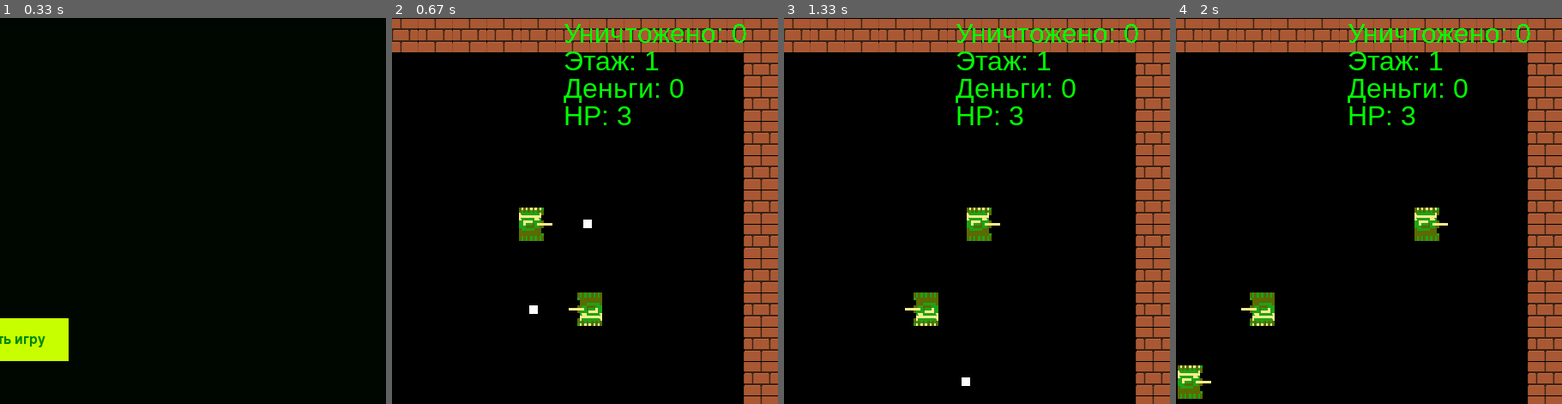
Above: before the commit, frames 1-4 (left to right).
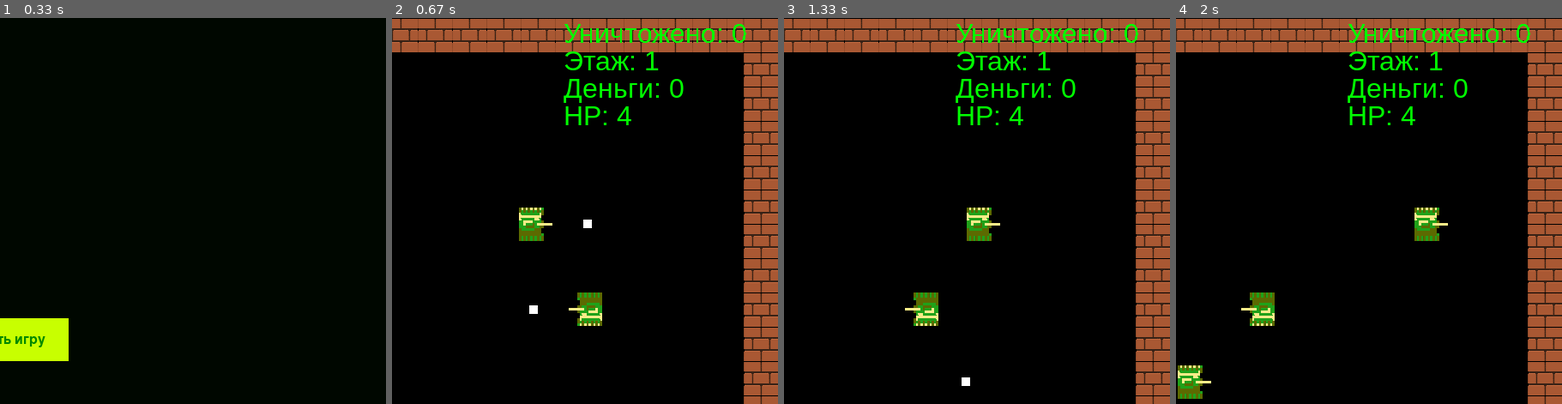
Above: after the commit, the same moments.

Repository: flitme/pygame
Game: pygame game, started from main.py
Two runs of this game, one before a commit and one after it. Both use one fixed random seed, a clock stepped at 60 frames per second and the inputs below.
Inputs:
- Up to frame 1 (0.33 s): no input
- Up to frame 2 (0.67 s): click "Начать игру" at 0.4 s
- Up to frame 3 (1.33 s): hold Right 0.67-1.13 s; hold Up from 1.17 s (still down)
- Up to frame 4 (2 s): release Up at 1.47 s; hold Right 1.5-1.97 s
The pictures show only the part of the screen within x 50-100%, y 0-50%; the shares and areas given below are measured in that part.

Frame 1 is identical in both runs. In frame 2, 0.1% of the frame differs, in the area x 58-62%, y 22-28%; in frame 3, 0.1%; in frame 4, 0.1%.

Commit message:
ещё один фикс

Diff:
--- a/main.py
+++ b/main.py
@@ -163,7 +163,6 @@
 
         # блок отрисовки и движения врагов, а также их стрельбы и спавна новых врагов
         for enemy in enemy_list:
-            print(enemy.HP)
             if time.monotonic() - enemy.start_time_direction >= 4:
                 enemy.start_time_direction = time.monotonic()
                 el = enemy_list.copy() + [tank]
@@ -174,8 +173,11 @@
                 el.remove(enemy)
                 enemy.move(enemy.old_direction, wall_list, el)
             if time.monotonic() - enemy.start_time_bullet >= 5:
-                 enemy.start_time_bullet = time.monotonic()
-                 bullet_list_mob.append(Bullet(enemy.x + 15, enemy.y + 15, enemy.old_direction))
+                enemy.start_time_bullet = time.monotonic()
+                if type(enemy) == sEnemy:
+                    bullet_list_mob.append(Bullet(enemy.x + 15, enemy.y + 15, enemy.old_direction))
+                else:
+                    bullet_list_mob.append(Bullet(enemy.x + 40, enemy.y + 40, enemy.old_direction))
             if enemy.x > SCREEN_WIDTH or enemy.x < 0 or enemy.y > SCREEN_HEIGHT or enemy.y < 0:
                 enemy_list.remove(enemy)
             enemy.draw(screen)
--- a/tank.py
+++ b/tank.py
@@ -14,7 +14,7 @@
         self.image_rotated = self.image
         self.old_direction = 'UP'
         self.angle = 0
-        self.HP = 3
+        self.HP = 4
         self.rect  = pygame.Rect(self.x, self.y, 40, 40)
     def draw(self, screen):
         screen.blit(self.image_rotated, self.rect)
